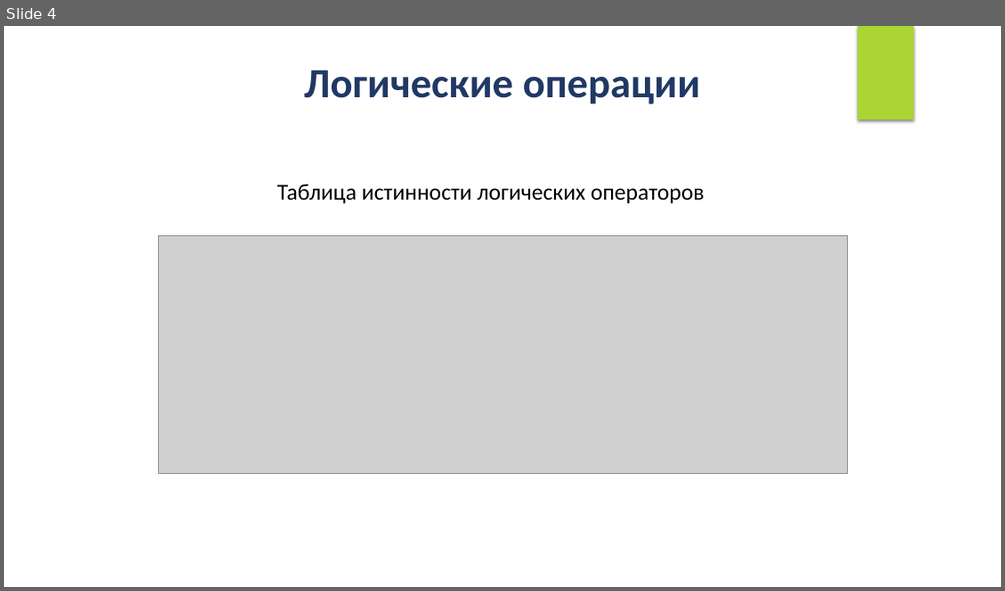
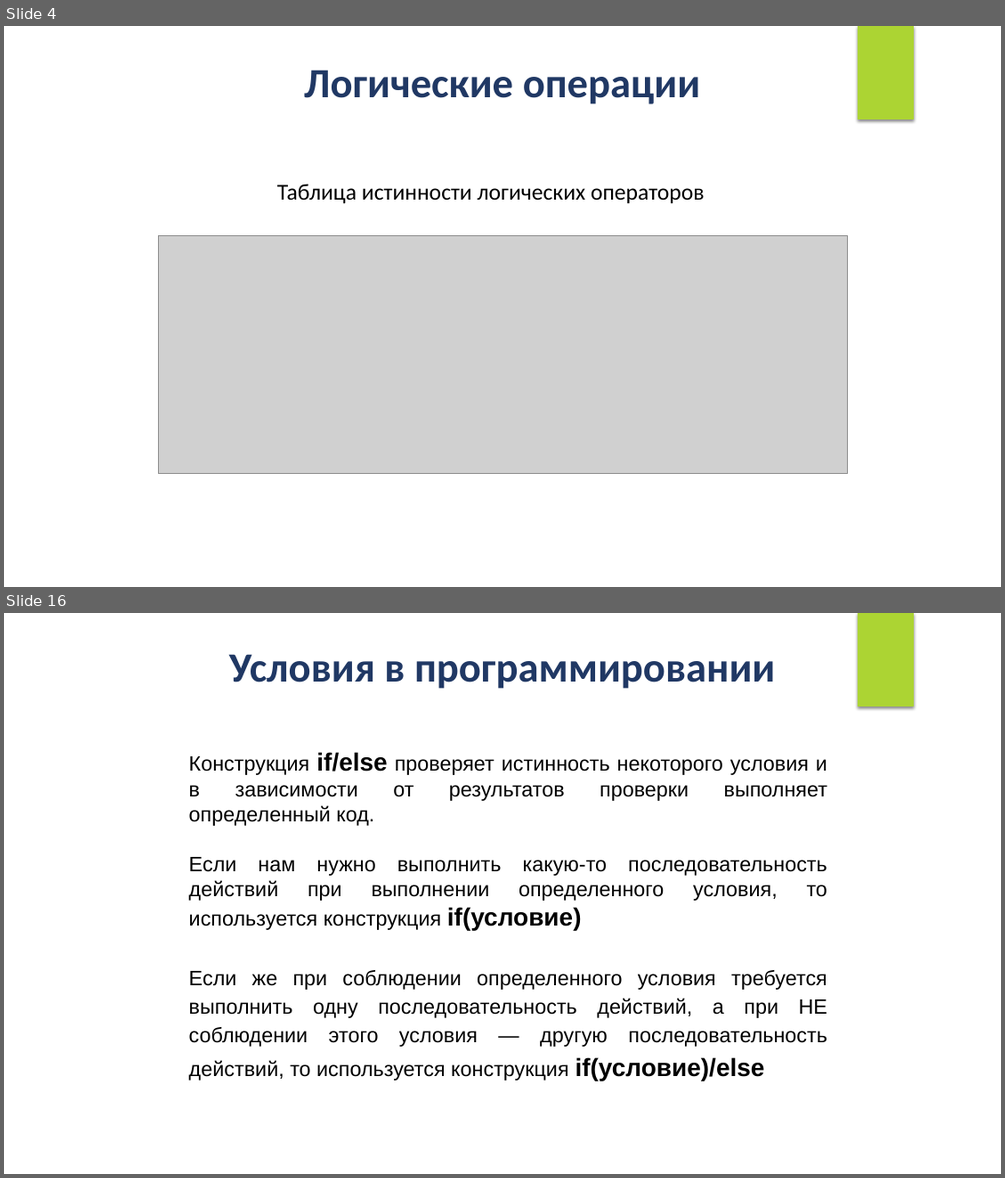
Before and after one commit to IriEfremova/LessonsCube, a slide deck: Samsung/Lesson5/Logical_operations.pptx. Shown one above the other, each under a label of ours: slide 4 before the commit, slides 4 and 16 after it; the slides between them are not shown. The pictures are 1005x591 and 1005x1178 pixels, drawn with LibreOffice and Linux fonts; fonts in the diff are those of the drawing; grey boxes stand for pictures. Boxes give left, top, right and bottom in pixels: in the first picture for what was removed or moved away, otherwise in the second. Text is boxed around its words. In the diff, an @@ line names an element or a change of style, - is before the commit and + after.

Commit message:
Edit

```diff
--- a/Samsung/Lesson5/Logical_operations.pptx
+++ b/Samsung/Lesson5/Logical_operations.pptx
@@ slide 16 added at <box>4,613,1001,1174</box>, background #FFFFFF; not listed: 1 template element that a slide beside it also shows @@
@@ text added at <box>229,654,775,689</box>, 40 pt, text #203864, bold @@
+Условия в программировании
@@ text added at <box>189,752,827,1080</box>, 20 pt, text #000000 @@
+Конструкция if/else проверяет истинность некоторого условия и в зависимости от результатов проверки выполняет определенный код.
+Если нам нужно выполнить какую-то последовательность действий при выполнении определенного условия, то используется конструкция if(условие)
+Если же при соблюдении определенного условия требуется выполнить одну последовательность действий, а при НЕ соблюдении этого условия — другую последовательность действий, то используется конструкция if(условие)/else
```
Also in this commit, not shown: 14 other slides added.
